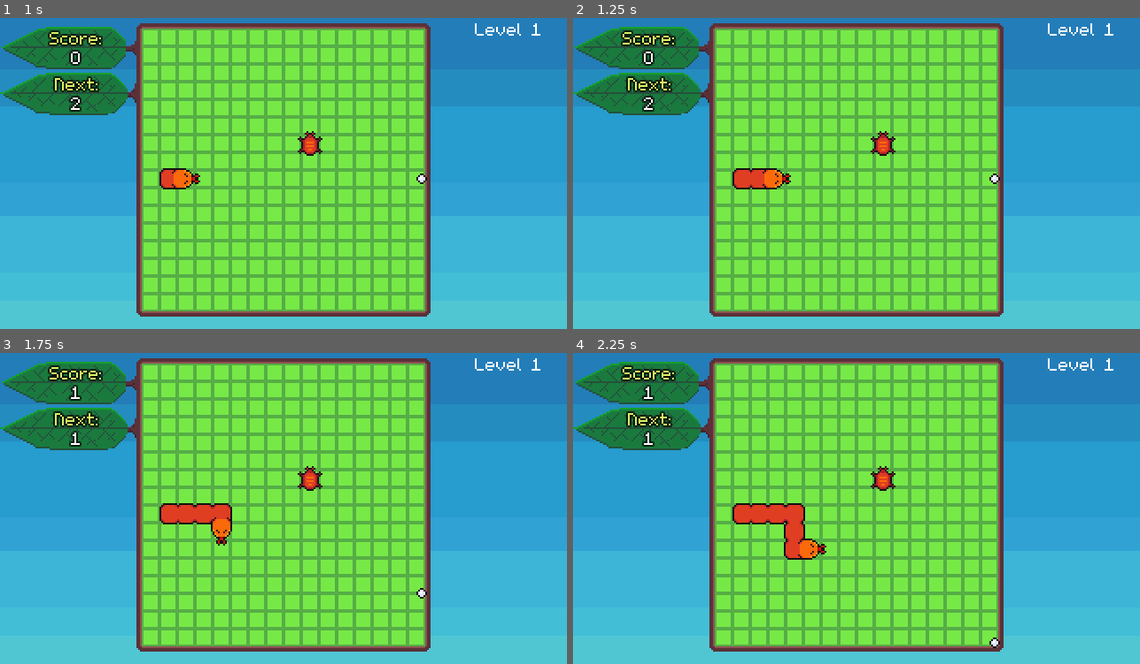
Above: before the commit, frames 1-4 (two rows, left to right).
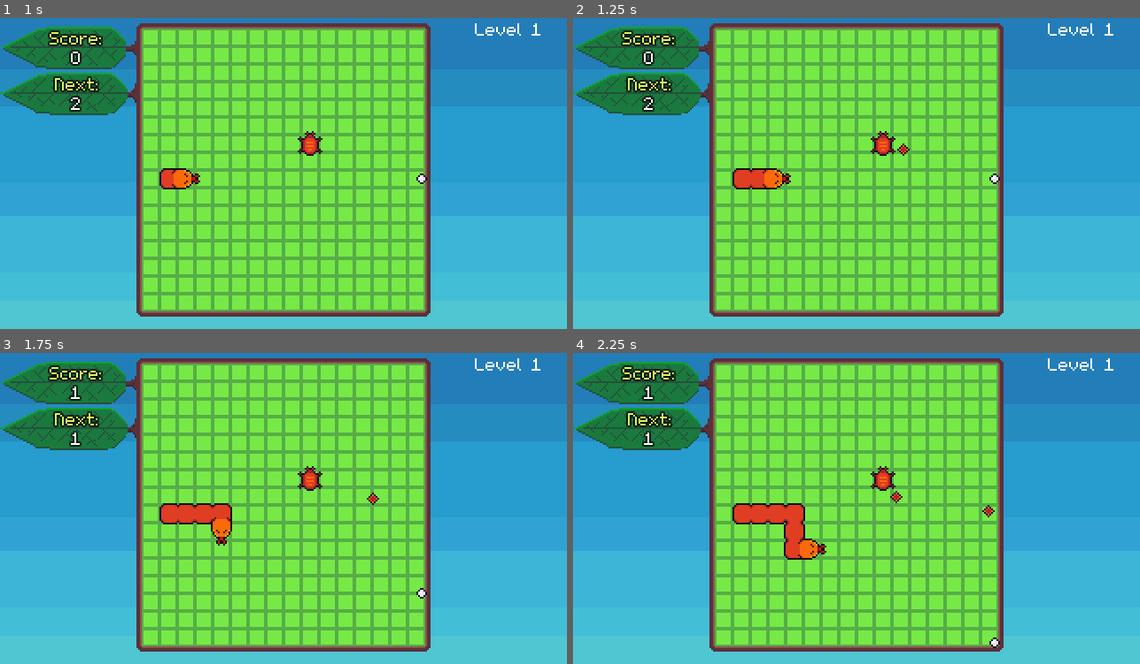
Above: after the commit, the same moments.

Repository: bdunko/Pellet
Game: Godot game, scene res://main.tscn
Same seed, same stepped clock (60 frames per second), same inputs: the game is played once before the commit and once after it.
Inputs:
- Up to frame 1 (1 s): tap Enter at 0.5 s; hold D (right) from 0.53 s (still down)
- Up to frame 2 (1.25 s): keep holding D (right)
- Up to frame 3 (1.75 s): release D (right) at 1.28 s; hold S (down) from 1.28 s (still down)
- Up to frame 4 (2.25 s): release S (down) at 2.03 s; hold D (right) from 2.03 s (still down)

Frame 1 is identical in both runs. In frame 2, less than 0.1% of the frame differs, in the area x 57-60%, y 40-45%; in frame 3, less than 0.1%; in frame 4, less than 0.1%, in the area x 55-75%, y 44-53%.

Commit message:
Deadly bullets

Diff:
--- /dev/null
+++ b/beetle.gd
@@ -0,0 +1,17 @@
+extends Node2D
+
+const BULLET = preload("res://bullet.tscn")
+const BULLET_SPEED = 50
+
+func _process(_delta):
+	pass
+	# rotate in 90d increments
+
+func _on_shot_timer_timeout():
+	var bullet = BULLET.instantiate()
+
+	var pellet_pos = get_parent().get_parent().find_child("Pellet").position
+	var direction = Vector2(pellet_pos.x - position.x, pellet_pos.y - position.y).normalized()
+	bullet.setup(position, direction, BULLET_SPEED)
+	bullet.position = position
+	get_parent().get_parent().find_child("Bullets").add_child(bullet)
--- a/beetle.tscn
+++ b/beetle.tscn
@@ -1,11 +1,13 @@
-[gd_scene load_steps=3 format=3 uid="uid://nmggdkaqks7m"]
+[gd_scene load_steps=4 format=3 uid="uid://nmggdkaqks7m"]
 
+[ext_resource type="Script" path="res://beetle.gd" id="1_pmue3"]
 [ext_resource type="Texture2D" uid="uid://gnsenqayyeir" path="res://assets/bugs/enemy_beetle.png" id="1_q0crj"]
 
 [sub_resource type="CircleShape2D" id="CircleShape2D_t758q"]
 radius = 3.0
 
 [node name="Beetle" type="Node2D"]
+script = ExtResource("1_pmue3")
 
 [node name="Sprite2D" type="Sprite2D" parent="."]
 texture = ExtResource("1_q0crj")
@@ -16,3 +18,8 @@
 
 [node name="CollisionShape2D" type="CollisionShape2D" parent="Hitbox"]
 shape = SubResource("CircleShape2D_t758q")
+
+[node name="ShotTimer" type="Timer" parent="."]
+autostart = true
+
+[connection signal="timeout" from="ShotTimer" to="." method="_on_shot_timer_timeout"]
--- /dev/null
+++ b/bullet.gd
@@ -0,0 +1,9 @@
+extends CharacterBody2D
+
+func setup(pos, dir, speed):
+	position = pos
+	velocity = dir * speed
+
+func _process(delta):
+	if move_and_collide(velocity  * delta) != null:
+		queue_free()
--- a/bullet.tscn
+++ b/bullet.tscn
@@ -1,18 +1,18 @@
-[gd_scene load_steps=3 format=3 uid="uid://bbx2am1b5eg21"]
+[gd_scene load_steps=4 format=3 uid="uid://bbx2am1b5eg21"]
 
+[ext_resource type="Script" path="res://bullet.gd" id="1_ib8vy"]
 [ext_resource type="Texture2D" uid="uid://q10b3erv14me" path="res://assets/bullet.png" id="1_xob3s"]
 
 [sub_resource type="CircleShape2D" id="CircleShape2D_og5ta"]
-radius = 1.0
+radius = 2.0
 
-[node name="Bullet" type="Node2D"]
+[node name="Bullet" type="CharacterBody2D"]
+collision_layer = 16
+collision_mask = 34
+script = ExtResource("1_ib8vy")
 
 [node name="Sprite2D" type="Sprite2D" parent="."]
 texture = ExtResource("1_xob3s")
 
-[node name="Hitbox" type="Area2D" parent="."]
-collision_layer = 16
-collision_mask = 32
-
-[node name="CollisionShape2D" type="CollisionShape2D" parent="Hitbox"]
+[node name="CollisionShape2D" type="CollisionShape2D" parent="."]
 shape = SubResource("CircleShape2D_og5ta")
--- a/main.gd
+++ b/main.gd
@@ -149,3 +149,8 @@
 func is_grid_pos_clear(grid_pos):
 	# are there any bug or snek in pos
 	pass
+
+
+func _on_snake_ate_bug():
+	score += level * 10
+	$UI/Score.text = str(score)
--- a/main.tscn
+++ b/main.tscn
@@ -237,3 +237,4 @@
 [connection signal="timeout" from="NextLevelInfo/Timer" to="NextLevelInfo" method="_on_timer_timeout"]
 [connection signal="dead" from="Pellet" to="." method="_on_pellet_dead"]
 [connection signal="moved" from="Pellet" to="." method="_on_pellet_moved"]
+[connection signal="ate_bug" from="Snakes/Snake" to="." method="_on_snake_ate_bug"]
--- a/pellet.gd
+++ b/pellet.gd
@@ -19,9 +19,6 @@
 		if velocity != Vector2.ZERO:
 			emit_signal("moved")
 
-func _on_snake_head_area_entered(_area):
-	emit_signal("dead")
-
 func disable():
 	enabled = false
 
@@ -30,3 +27,9 @@
 
 func reset():
 	position = STARTING_POS
+
+func _on_dead_hitbox_body_entered(_body):
+	emit_signal("dead")
+
+func _on_dead_hitbox_area_entered(_area):
+	emit_signal("dead")
--- a/pellet.tscn
+++ b/pellet.tscn
@@ -7,7 +7,7 @@
 radius = 2.0
 
 [sub_resource type="CircleShape2D" id="CircleShape2D_vlm0v"]
-radius = 1.0
+radius = 2.0
 
 [node name="Pellet" type="CharacterBody2D"]
 collision_layer = 4
@@ -18,12 +18,16 @@
 texture = ExtResource("1_x86yg")
 
 [node name="Collision" type="CollisionShape2D" parent="."]
+visible = false
 shape = SubResource("CircleShape2D_x2y43")
 
-[node name="SnakeHitbox" type="Area2D" parent="."]
+[node name="DeadHitbox" type="Area2D" parent="."]
 collision_layer = 0
+collision_mask = 25
 
-[node name="CollisionShape2D" type="CollisionShape2D" parent="SnakeHitbox"]
+[node name="CollisionShape2D" type="CollisionShape2D" parent="DeadHitbox"]
 shape = SubResource("CircleShape2D_vlm0v")
 
-[connection signal="area_entered" from="SnakeHitbox" to="." method="_on_snake_head_area_entered"]
+[connection signal="area_entered" from="DeadHitbox" to="." method="_on_dead_hitbox_area_entered"]
+[connection signal="area_entered" from="DeadHitbox" to="." method="_on_snake_bullet_bug_collision"]
+[connection signal="body_entered" from="DeadHitbox" to="." method="_on_dead_hitbox_body_entered"]
--- a/snake.gd
+++ b/snake.gd
@@ -1,6 +1,6 @@
 extends Node2D
 
-signal caught_player
+signal ate_bug
 
 enum Direction {
 	UP, DOWN, LEFT, RIGHT
@@ -175,3 +175,4 @@
 func _on_bug_hitbox_area_entered(area):
 	call_deferred("_grow_snake")
 	area.get_parent().queue_free()
+	emit_signal("ate_bug")
Binary file changed: assets/bullet.png
